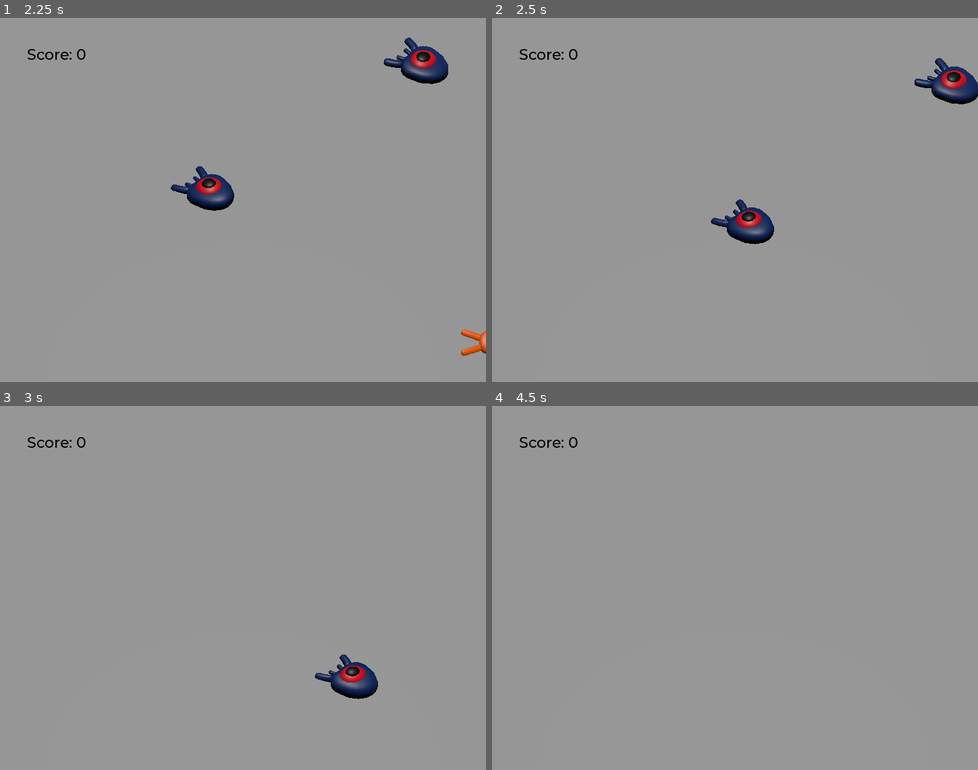
Above: before the commit, frames 1-4 (two rows, left to right).
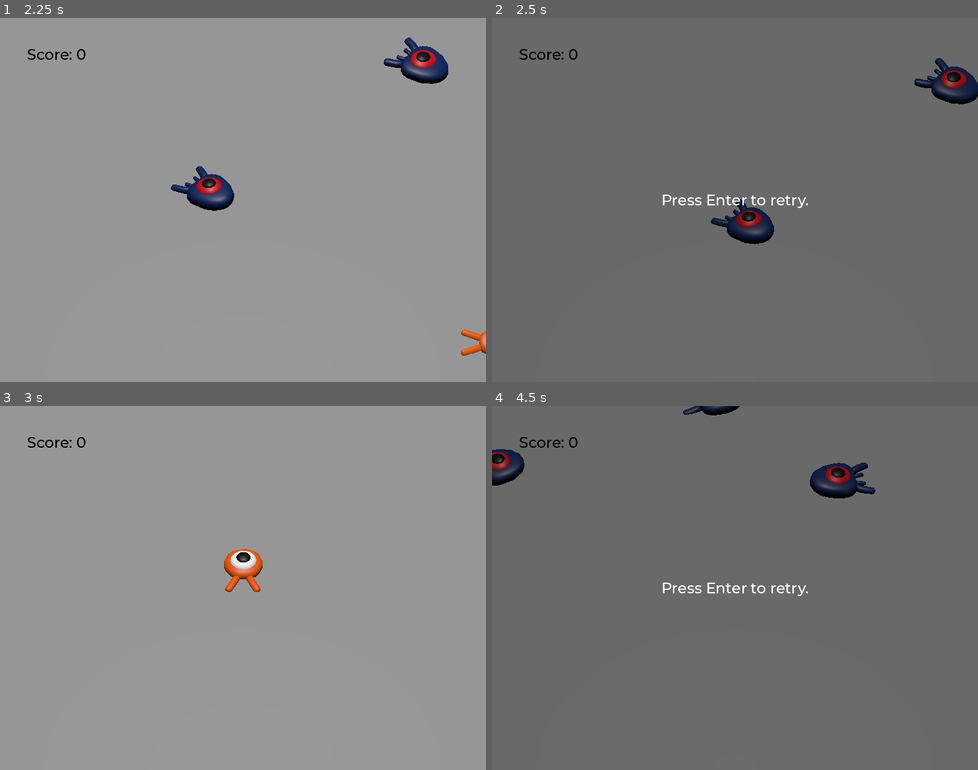
Above: after the commit, the same moments.

Repository: mrgolubeff/squash_the_creeps
Game: Godot game, scene res://scenes/main.tscn
Same seed, same stepped clock (60 frames per second), same inputs: the game is played once before the commit and once after it.
Inputs:
- Up to frame 1 (2.25 s): tap Enter (ui_accept) at 0.5, 1.35 s; hold D (move_right) 0.53-1.28 s; hold Enter (ui_accept) 0.53-1.28 s; tap Space (jump) at 0.77, 1.52 s; hold S (move_back) 1.28-2.03 s; hold D (move_right) from 2.03 s (still down); hold Enter (ui_accept) from 2.03 s (still down)
- Up to frame 2 (2.5 s): keep holding D (move_right); keep holding Enter (ui_accept)
- Up to frame 3 (3 s): release D (move_right) at 2.78 s; release Enter (ui_accept) at 2.78 s; hold W (move_forward) from 2.78 s (still down); tap Enter (ui_accept) at 2.85 s
- Up to frame 4 (4.5 s): tap Space (jump) at 3.02, 3.77 s; release W (move_forward) at 3.53 s; hold Enter (ui_accept) 3.53-4.28 s; hold A (move_left) from 3.53 s (still down); tap Enter (ui_accept) at 4.35 s

Frame 1 is identical in both runs. In frame 2, 99% of the frame differs, in the area x 0-100%, y 0-100%; in frame 3, 1.5%; in frame 4, 100%.

Commit message:
Add ability to restart the game

Diff:
--- a/scenes/main.tscn
+++ b/scenes/main.tscn
@@ -88,9 +88,11 @@
 
 [node name="UserInterface" type="Control" parent="."]
 layout_mode = 3
-anchors_preset = 0
-offset_right = 40.0
-offset_bottom = 40.0
+anchors_preset = 15
+anchor_right = 1.0
+anchor_bottom = 1.0
+grow_horizontal = 2
+grow_vertical = 2
 theme = SubResource("Theme_2jn77")
 
 [node name="ScoreLabel" type="Label" parent="UserInterface"]
@@ -103,5 +105,29 @@
 text = "Score: 0"
 script = ExtResource("5_4rj5k")
 
+[node name="Retry" type="ColorRect" parent="UserInterface"]
+layout_mode = 1
+anchors_preset = 15
+anchor_right = 1.0
+anchor_bottom = 1.0
+grow_horizontal = 2
+grow_vertical = 2
+color = Color(0, 0, 0, 0.298039)
+
+[node name="Label" type="Label" parent="UserInterface/Retry"]
+layout_mode = 1
+anchors_preset = 8
+anchor_left = 0.5
+anchor_top = 0.5
+anchor_right = 0.5
+anchor_bottom = 0.5
+offset_left = -109.0
+offset_top = -14.0
+offset_right = 109.0
+offset_bottom = 14.0
+grow_horizontal = 2
+grow_vertical = 2
+text = "Press Enter to retry."
+
 [connection signal="hit" from="Player" to="." method="_on_player_hit"]
 [connection signal="timeout" from="MobTimer" to="." method="_on_mob_timer_timeout"]
--- a/scripts/main.gd
+++ b/scripts/main.gd
@@ -1,6 +1,10 @@
 extends Node
 
 @export var mob_scene: PackedScene
+
+
+func _ready():
+	$UserInterface/Retry.hide()
 
 
 func _on_mob_timer_timeout():
@@ -19,3 +23,9 @@
 
 func _on_player_hit():
 	$MobTimer.stop()
+	$UserInterface/Retry.show()
+
+
+func _unhandled_input(event):
+	if event.is_action_pressed("ui_accept") and $UserInterface/Retry.visible:
+		get_tree().reload_current_scene()
